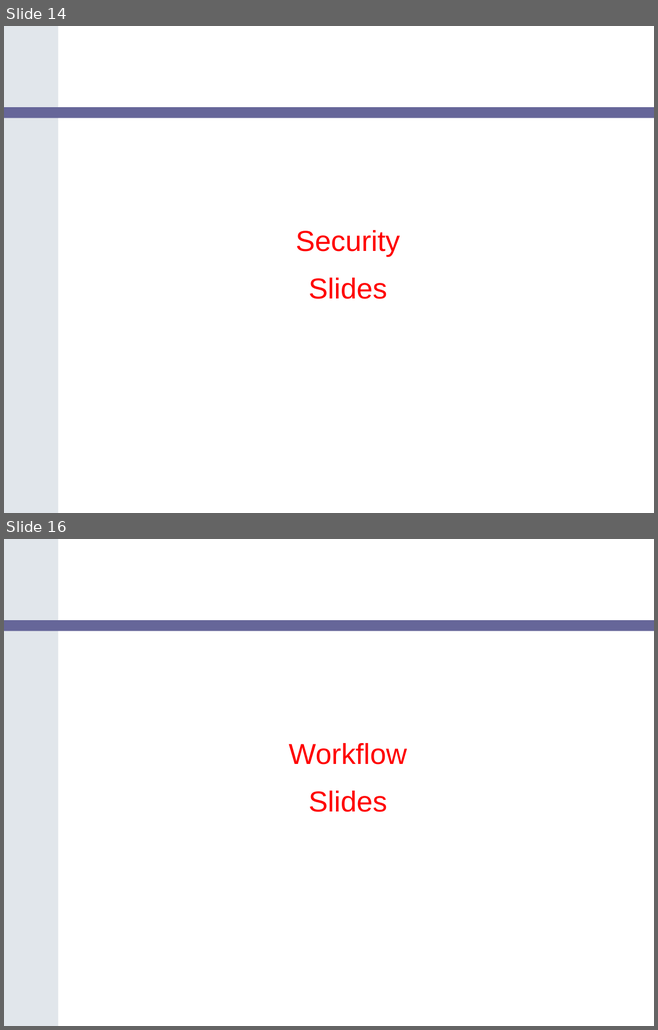
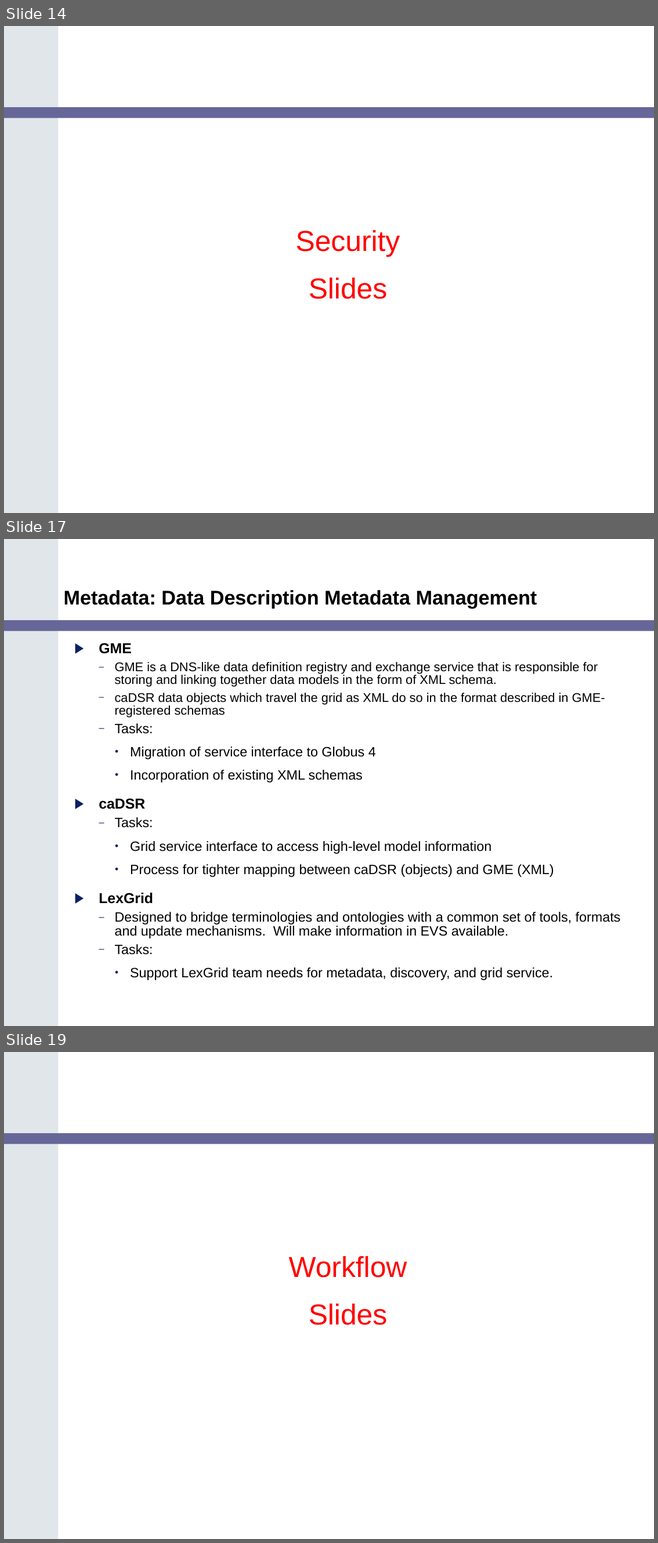
Before and after one commit to NCIP/cagrid-portal, a slide deck: cagrid-1-0/Documentation/presentations/200602_VCDE_ARCH/caGrid_Update_Arch_VCDE_Feb1.ppt. Shown one above the other, each under a label of ours: slides 14 and 16 before the commit, slides 14, 17 and 19 after it; the slides between them are not shown. The pictures are 658x1030 and 658x1543 pixels, drawn with LibreOffice and Linux fonts; fonts in the diff are those of the drawing; background and template pictures are left out. Boxes give left, top, right and bottom in pixels: in the first picture for what was removed or moved away, otherwise in the second. Text is boxed around its words. In the diff, an @@ line names an element or a change of style, - is before the commit and + after.

Commit message:
updates to metadata

```diff
--- a/cagrid-1-0/Documentation/presentations/200602_VCDE_ARCH/caGrid_Update_Arch_VCDE_Feb1.ppt
+++ b/cagrid-1-0/Documentation/presentations/200602_VCDE_ARCH/caGrid_Update_Arch_VCDE_Feb1.ppt
@@ slide 17 added at bbox=[4, 539, 654, 1026], background #FFFFFF; not listed: 2 template elements that a slide beside it also shows @@
@@ title added at bbox=[64, 590, 537, 609], 22 pt, text #000000, bold @@
+Metadata: Data Description Metadata Management
@@ text added at bbox=[99, 643, 621, 980], 15 pt, text #000000 @@
+▶ GME
+  – GME is a DNS-like data definition registry and exchange service that is responsible for storing and linking together data models in the form of XML schema.
+  – caDSR data objects which travel the grid as XML do so in the format described in GME-registered schemas
+  – Tasks:
+    • Migration of service interface to Globus 4
+    • Incorporation of existing XML schemas
+▶ caDSR
+  – Tasks:
+    • Grid service interface to access high-level model information
+    • Process for tighter mapping between caDSR (objects) and GME (XML)
+▶ LexGrid
+  – Designed to bridge terminologies and ontologies with a common set of tools, formats and update mechanisms. Will make information in EVS available.
+  – Tasks:
+    • Support LexGrid team needs for metadata, discovery, and grid service.
@@ what was slide 16 is now slide 19 @@
```
Also in this commit, not shown: 1 slide changed, 2 other slides added.
